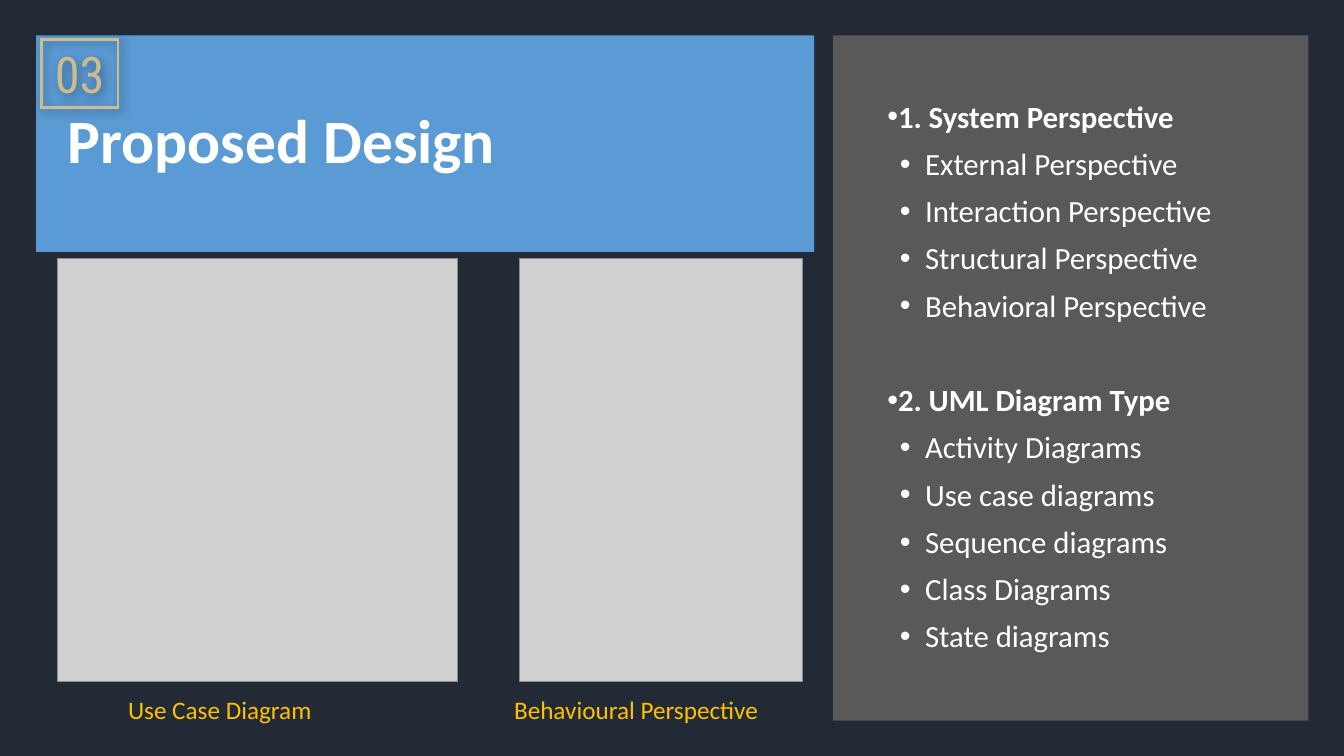
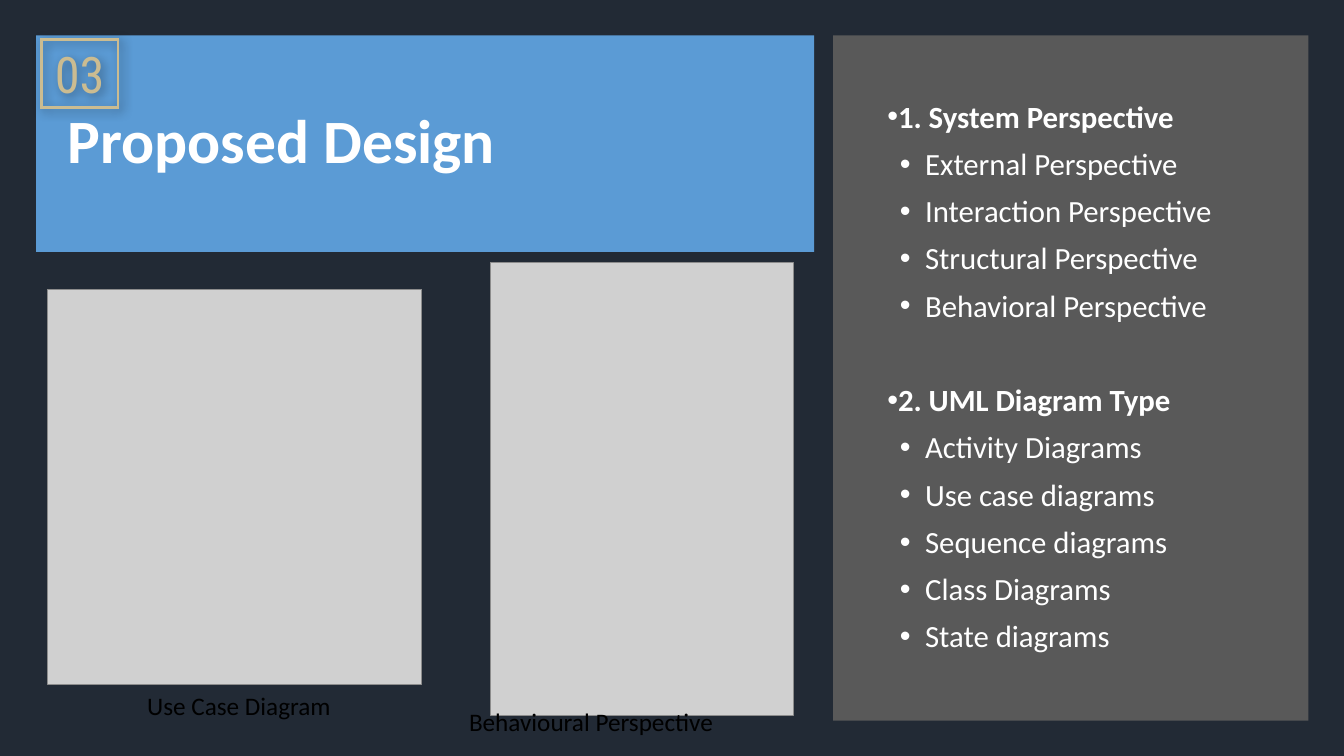
Before and after one commit to Ruixiaoke/Roster-Management-System, a slide deck: slide 6 of document/ppt.pptx. Drawn at 1344x756 pixels with LibreOffice and Linux fonts; fonts in the diff are those of the drawing; grey boxes stand for pictures. Boxes give left, top, right and bottom in pixels: in the first picture for what was removed or moved away, otherwise in the second. Text is boxed around its words. In the diff, an @@ line names an element or a change of style, - is before the commit and + after.

```diff
--- a/document/ppt.pptx
+++ b/document/ppt.pptx
@@ picture: place and size @@
-picture at [520,259,804,683]
+picture at [491,263,793,716]
@@ picture: place and size @@
-picture at [57,259,458,683]
+picture at [48,289,422,685]
@@ text "Use Case Diagram": place and size @@
-text "Use Case Diagram" at [128,701,312,724]
+text "Use Case Diagram" at [147,698,331,719]
@@ text "Use Case Diagram" at [147,698,331,719]: text colour #FFC000 to #000000 @@
@@ text "Behavioural Perspective" at [469,711,713,735]: text colour #FFC000 to #000000 @@
@@ text "Behavioural Perspective": place and size @@
-text "Behavioural Perspective" at [514,701,758,723]
+text "Behavioural Perspective" at [469,711,713,735]
```
Also in this commit, not shown: 3 other slides changed, 2 slides added.
